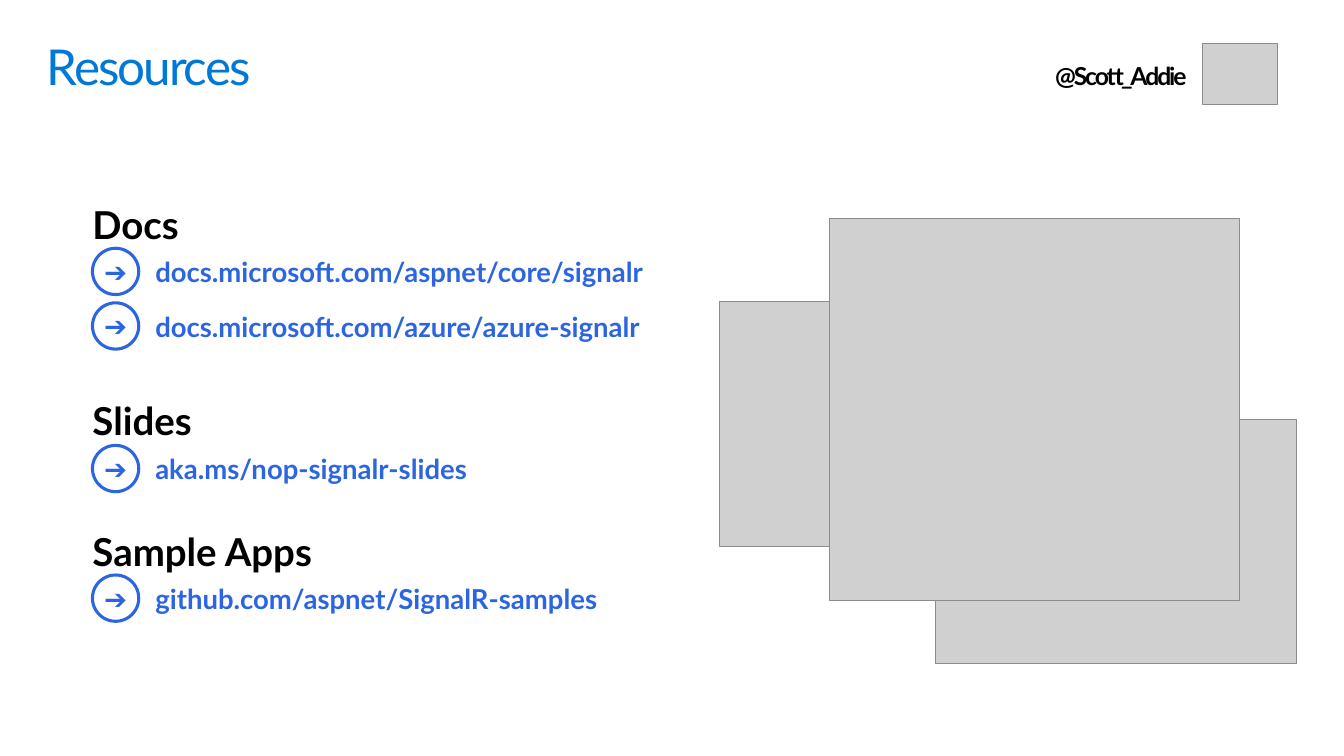
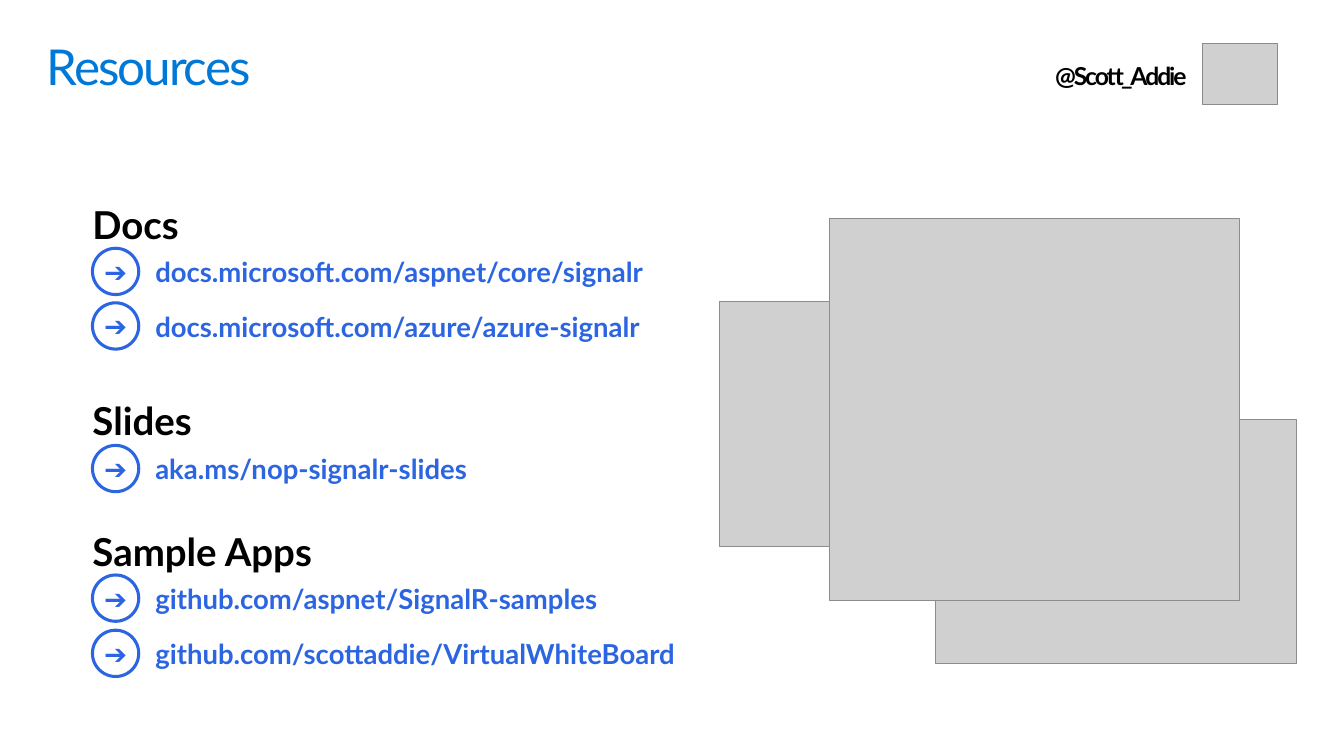
Before and after one commit to scottaddie/slide-decks, a slide deck: slide 18 of Building the Real-time Web with SignalR.pptx (slide 13 before the commit). Drawn at 1344x756 pixels with LibreOffice and Linux fonts; fonts in the diff are those of the drawing; grey boxes stand for pictures; background and template pictures are left out. Boxes give left, top, right and bottom in pixels: in the first picture for what was removed or moved away, otherwise in the second. Text is boxed around its words. In the diff, an @@ line names an element or a change of style, - is before the commit and + after.

```diff
--- a/Building the Real-time Web with SignalR.pptx
+++ b/Building the Real-time Web with SignalR.pptx
@@ ellipse added at <box>93,630,139,677</box>, outline #2C65E1 2.25 pt, 20 pt, text #2C65E1 @@
+➔
@@ text added at <box>155,643,674,669</box>, 20 pt, text #2C65E1, bold @@
+github.com/scottaddie/VirtualWhiteBoard
```
Also in this commit, not shown: 5 other slides changed, 5 slides added.
